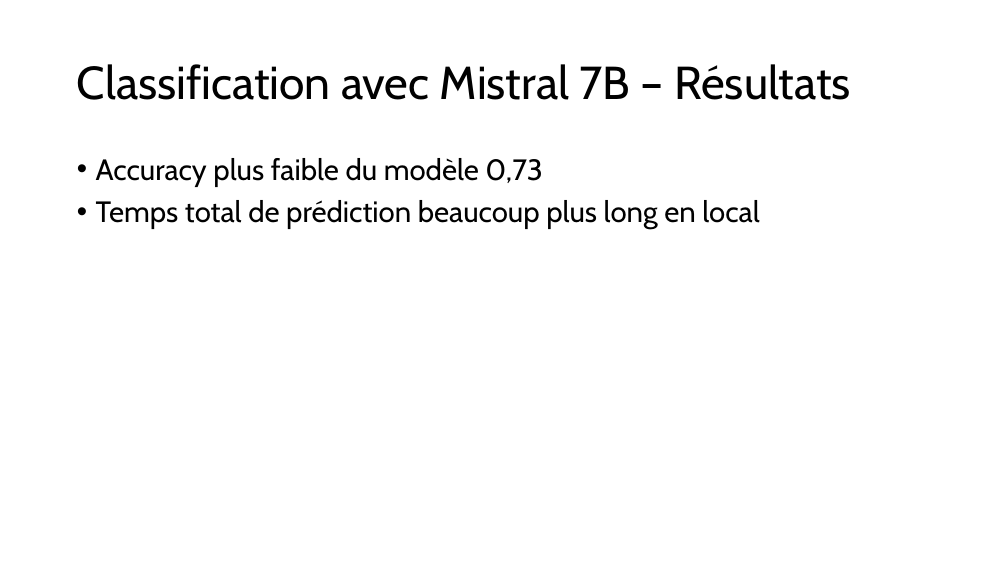
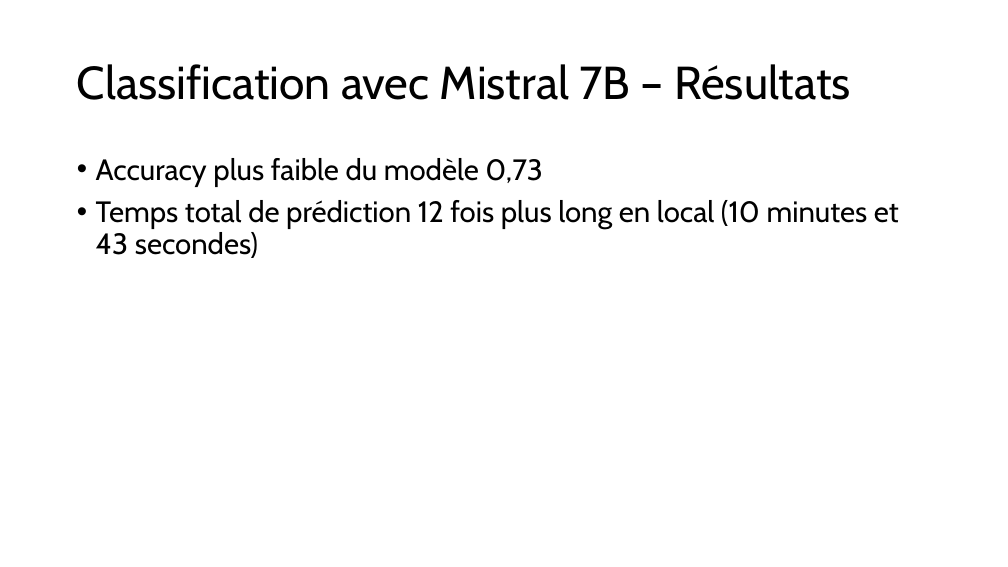
Before and after one commit to alexandre-petit/Cost_benefit_of_LLMs, a slide deck: slide 10 of 3_présentation.pptx (slide 9 before the commit). Drawn at 1008x567 pixels with LibreOffice and Linux fonts; fonts in the diff are those of the drawing. Boxes give left, top, right and bottom in pixels: in the first picture for what was removed or moved away, otherwise in the second. Text is boxed around its words. In the diff, an @@ line names an element or a change of style, - is before the commit and + after.

```diff
--- a/3_présentation.pptx
+++ b/3_présentation.pptx
@@ text at bbox=[96, 200, 899, 258]: text changed @@
-• Temps total de prédiction beaucoup plus long en local
+• Temps total de prédiction 12 fois plus long en local (10 minutes et 43 secondes)
```
Also in this commit, not shown: 5 other slides changed, 2 slides added, 1 slide removed, 9 other files.
